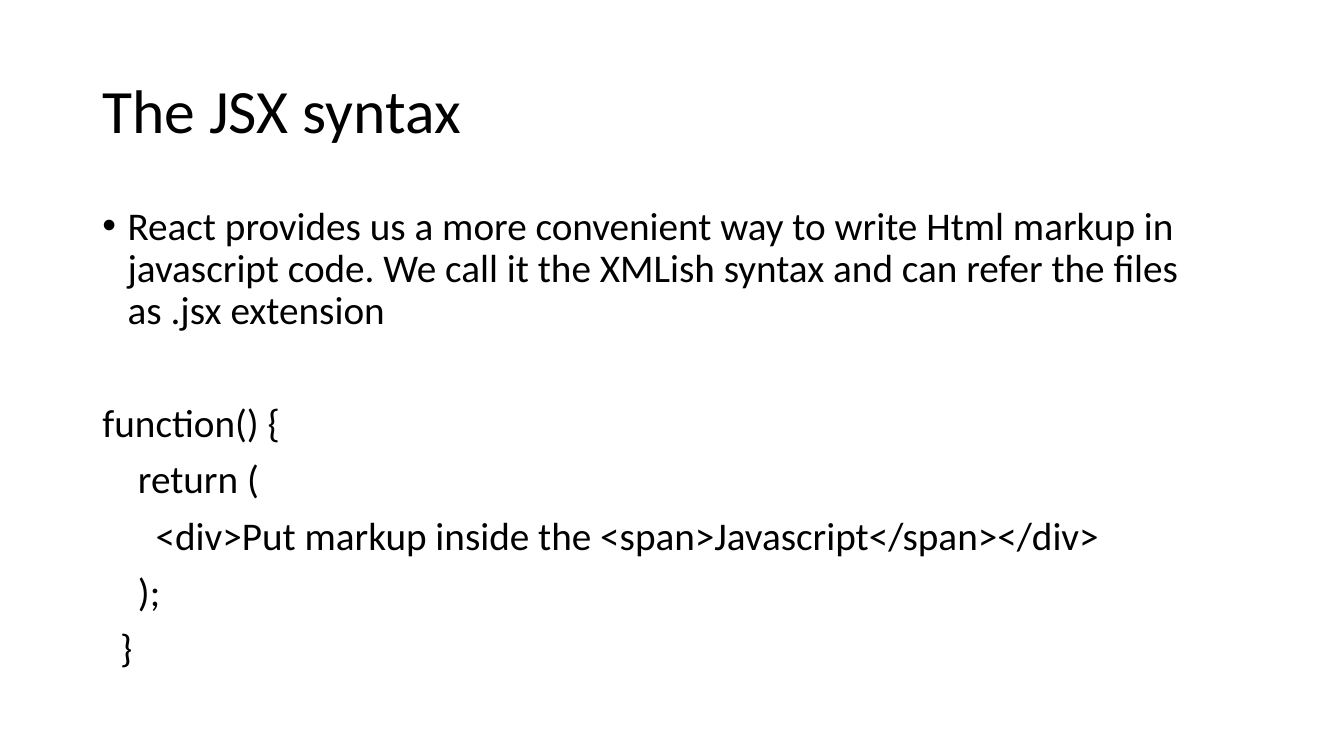
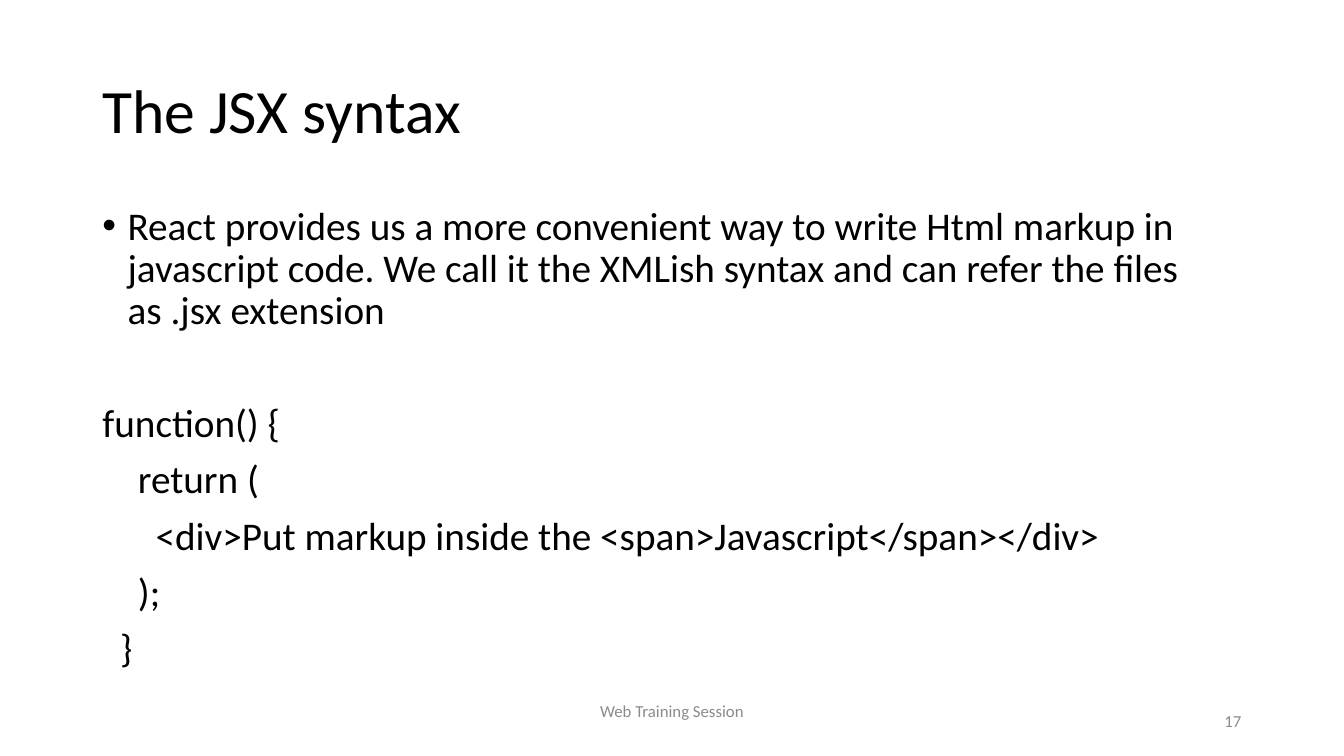
Before and after one commit to awahab29/samplealt, a slide deck: slide 17 of React.pptx (slide 25 before the commit). Drawn at 1344x756 pixels with LibreOffice and Linux fonts; fonts in the diff are those of the drawing. Boxes give left, top, right and bottom in pixels: in the first picture for what was removed or moved away, otherwise in the second. Text is boxed around its words. In the diff, an @@ line names an element or a change of style, - is before the commit and + after.

```diff
--- a/React.pptx
+++ b/React.pptx
@@ text added at (x1=600, y1=705, x2=744, y2=720), 12 pt, text #8C8C8C @@
+Web Training Session
@@ page number added at (x1=1224, y1=716, x2=1241, y2=727), 12 pt, text #8C8C8C @@
+17
```
Also in this commit, not shown: 26 other slides changed, 2 slides added, 21 slides removed.
